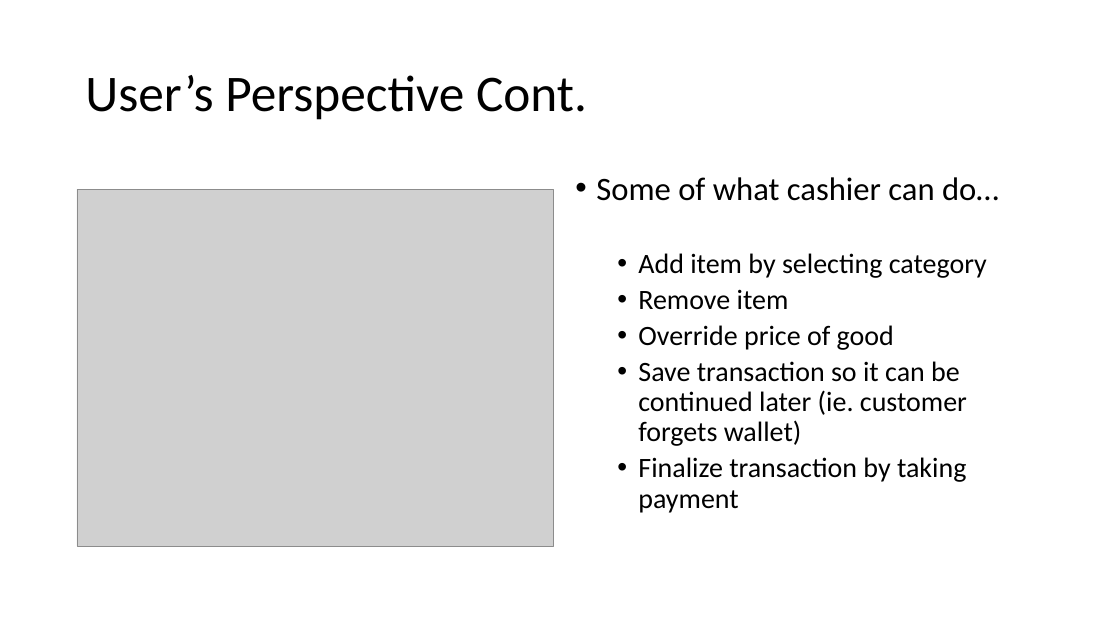
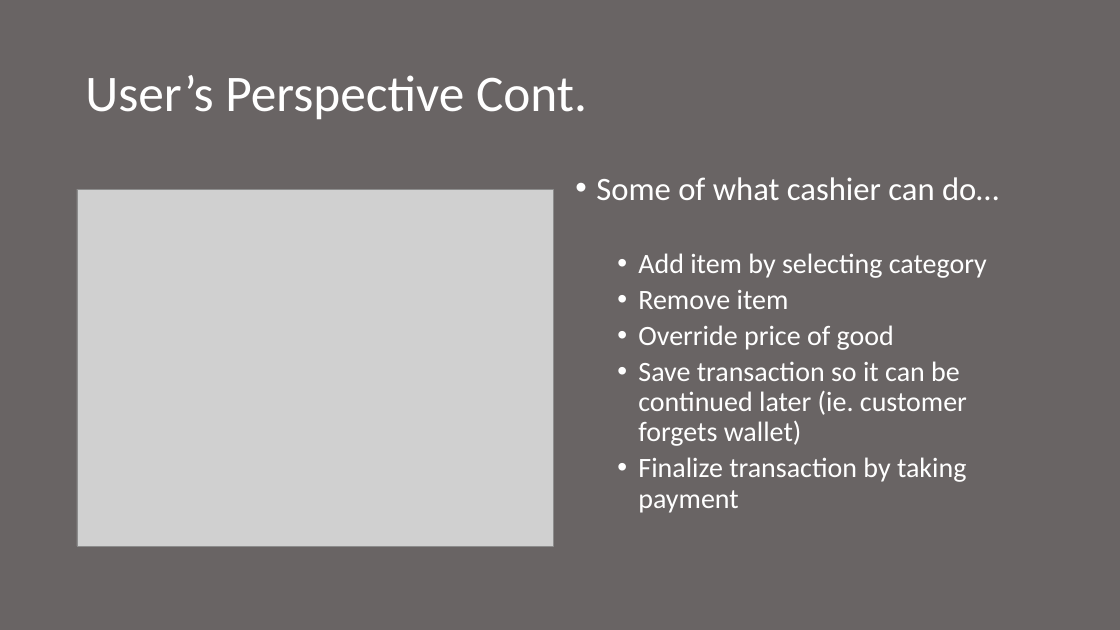
Before and after one commit to boltu11/DashForCash, a slide deck: slide 8 of Presentation.pptx (slide 6 before the commit). Drawn at 1120x630 pixels with LibreOffice and Linux fonts; fonts in the diff are those of the drawing; grey boxes stand for pictures. Boxes give left, top, right and bottom in pixels: in the first picture for what was removed or moved away, otherwise in the second. Text is boxed around its words. In the diff, an @@ line names an element or a change of style, - is before the commit and + after.

```diff
--- a/Presentation.pptx
+++ b/Presentation.pptx
@@ background #FFFFFF to #696464 @@
@@ title "User’s Perspective Cont." at (x1=85, y1=75, x2=587, y2=120): text colour #000000 to #FFFFFF @@
@@ text "Some of what cashier can ..." at (x1=596, y1=177, x2=999, y2=513): text colour #000000 to #FFFFFF @@
```
Also in this commit, not shown: 8 other slides changed, 6 slides added, 2 other files.
